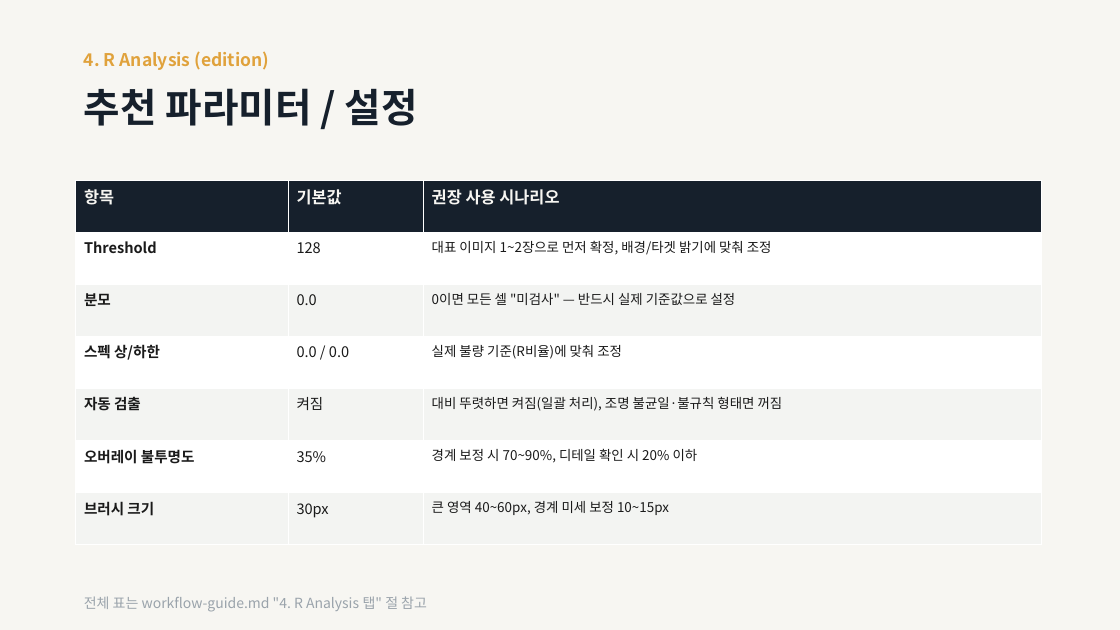
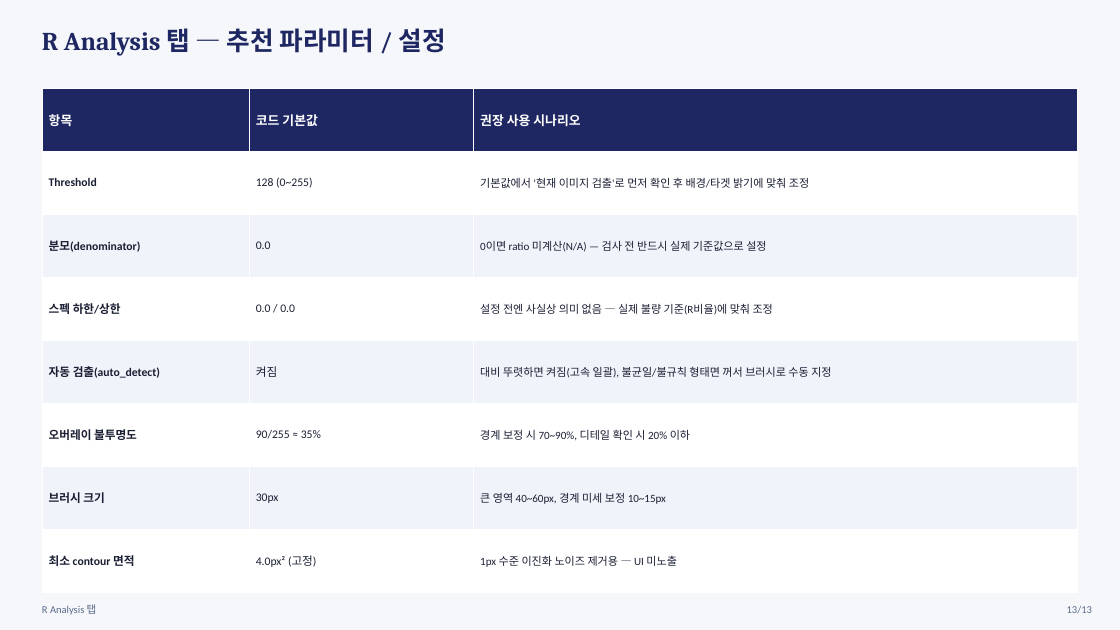
Before and after one commit to sfeelBot/Segmentation-Tool, a slide deck: slide 61 of docs/manual/pptx/workflow-guide.pptx (slide 13 before the commit). Drawn at 1120x630 pixels with LibreOffice and Linux fonts; fonts in the diff are those of the drawing. Boxes give left, top, right and bottom in pixels: in the first picture for what was removed or moved away, otherwise in the second. Text is boxed around its words. In the diff, an @@ line names an element or a change of style, - is before the commit and + after.

```diff
--- a/docs/manual/pptx/workflow-guide.pptx
+++ b/docs/manual/pptx/workflow-guide.pptx
@@ background #F7F6F2 to #F5F7FB @@
@@ text at bbox=[42, 28, 446, 56]: text changed; size 34 to 22 pt; font Noto Sans CJK KR to Cambria; text colour #16202C to #1E2761 @@
-추천 파라미터 / 설정
+R Analysis 탭 — 추천 파라미터 / 설정
@@ text removed at bbox=[84, 51, 270, 70] @@
-4. R Analysis (edition)
@@ table at bbox=[42, 88, 1078, 592] @@
-row 1, column 2: 기본값
+row 1, column 2: 코드 기본값
-row 2, column 2: 128
+row 2, column 2: 128 (0~255)
-row 2, column 3: 대표 이미지 1~2장으로 먼저 확정, 배경/타겟 밝기에 맞춰 조정
+row 2, column 3: 기본값에서 '현재 이미지 검출'로 먼저 확인 후 배경/타겟 밝기에 맞춰 조정
-row 3, column 1: 분모
+row 3, column 1: 분모(denominator)
@@ row 3, column 3: "0이면 모든 셀 "미검사" — 반드시 실제 기준값으로 설정" to "0이면 ratio 미계산(N/A) — 검사 전 반드시 실제 기준값으로 설정" @@
-row 4, column 1: 스펙 상/하한
+row 4, column 1: 스펙 하한/상한
-row 4, column 3: 실제 불량 기준(R비율)에 맞춰 조정
+row 4, column 3: 설정 전엔 사실상 의미 없음 — 실제 불량 기준(R비율)에 맞춰 조정
-row 5, column 1: 자동 검출
+row 5, column 1: 자동 검출(auto_detect)
-row 5, column 3: 대비 뚜렷하면 켜짐(일괄 처리), 조명 불균일·불규칙 형태면 꺼짐
+row 5, column 3: 대비 뚜렷하면 켜짐(고속 일괄), 불균일/불규칙 형태면 꺼서 브러시로 수동 지정
-row 6, column 2: 35%
+row 6, column 2: 90/255 ≈ 35%
+row 8: 최소 contour 면적 | 4.0px² (고정) | 1px 수준 이진화 노이즈 제거용 — UI 미노출
@@ table: place and size @@
-table at bbox=[76, 181, 1042, 545]
+table at bbox=[42, 88, 1078, 592]
@@ text removed at bbox=[84, 596, 427, 612] @@
-전체 표는 workflow-guide.md "4. R Analysis 탭" 절 참고
@@ text added at bbox=[42, 604, 97, 615], 9 pt, text #5B6B8C @@
+R Analysis 탭
@@ text added at bbox=[1067, 606, 1092, 614], 9 pt, text #5B6B8C @@
+13/13
```
Also in this commit, not shown: 2 other slides changed, 58 slides added, 11 slides removed.
